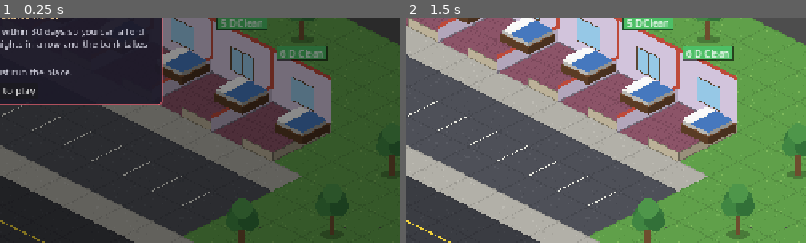
Above: before the commit, frames 1-2 (left to right).
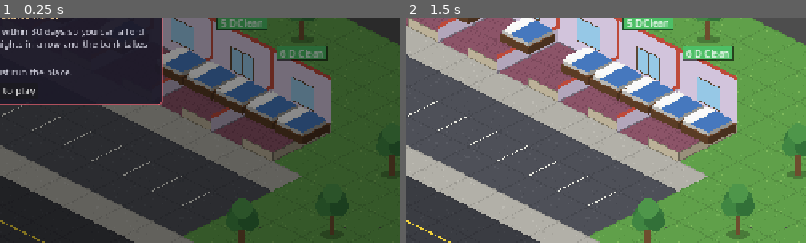
Above: after the commit, the same moments.

Repository: JeremiahSteidinger/HotelWorld
Game: Godot game, scene res://scenes/main.tscn
Same seed, same stepped clock (60 frames per second), same inputs: the game is played once before the commit and once after it.
Inputs:
- Up to frame 1 (0.25 s): no input
- Up to frame 2 (1.5 s): click "New campaign" at 0.5 s; click "II" at 1.25 s
The pictures show only the part of the screen within x 50-100%, y 45-95%; the shares and areas given below are measured in that part.

The runs differ from the first frame. In frame 1, 2.4% of the frame differs, in the area x 46-75%, y 19-50%; in frame 2, 2.5%.

Commit message:
Give Double rooms two beds
Co-Authored-By: Claude Opus 5.5 <noreply@anthropic.com>
Claude-Session: https://claude.ai/code/session_01CzRZpWr2BCEN1xii1ANM4A

Diff:
--- a/scripts/sim/layout.gd
+++ b/scripts/sim/layout.gd
@@ -55,6 +55,14 @@
 
 static func room_bed(i: int) -> Vector2i:
 	return Vector2i(6 + 2 * i, 0)
+
+
+## Bed cells for a room: the main bed (back-right), plus the back-left cell for a second bed.
+static func room_beds(i: int, count: int) -> Array[Vector2i]:
+	var cells: Array[Vector2i] = [room_bed(i)]
+	if count >= 2:
+		cells.push_front(room_origin(i))
+	return cells
 
 
 static func room_work_spot(i: int) -> Vector2i:
--- a/scripts/view/world_view.gd
+++ b/scripts/view/world_view.gd
@@ -114,12 +114,21 @@
 	_box_sprite("desk", Vector2i(1, 1), 1, 22, Layout.to_screen(Vector2(1.5, 1.0)), objects)
 	for i in Layout.ROOM_COUNT:
 		_box_sprite("room_shell", Layout.room_origin(i), 2, 56, Vector2.ZERO, walls)
-		var bed := _box_sprite("bed_clean", Layout.room_bed(i), 1, 18, Layout.to_screen(Vector2(Layout.room_bed(i))), objects)
-		_beds.append(bed)
+		var room_beds: Array = []
+		for cell in Layout.room_beds(i, _bed_count(i)):
+			room_beds.append(_box_sprite("bed_clean", cell, 1, 18, Layout.to_screen(Vector2(cell)), objects))
+		_beds.append(room_beds)
 		var car_cell := Vector2i(5 + 2 * i, 4)
 		var car := _box_sprite(CAR_COLORS[i % CAR_COLORS.size()], car_cell, 1, 22, Layout.to_screen(Vector2(car_cell)), objects)
 		car.visible = false
 		_cars.append(car)
+
+
+## Double rooms get two beds, everything else one.
+func _bed_count(i: int) -> int:
+	if i < sim.rooms.size() and sim.rooms[i].type == "double":
+		return 2
+	return 1
 
 
 func _build_props() -> void:
@@ -141,7 +150,8 @@
 func _sync_rooms() -> void:
 	_sign.texture = tex("sign" if sim.has_vacancy() else "sign_full")
 	for r in sim.rooms:
-		_beds[r.index].texture = tex("bed_messy" if r.state == "dirty" else "bed_clean")
+		for bed in _beds[r.index]:
+			bed.texture = tex("bed_messy" if r.state == "dirty" else "bed_clean")
 		var has_guest: bool = r.guest_id != -1 and sim.guests.has(r.guest_id) and sim.guests[r.guest_id].state in ["staying", "to_room", "waiting_room"]
 		_cars[r.index].visible = has_guest and sim.guests[r.guest_id].archetype != "budget"
 
Binary file changed: docs/screenshots/day2_checkout.png
